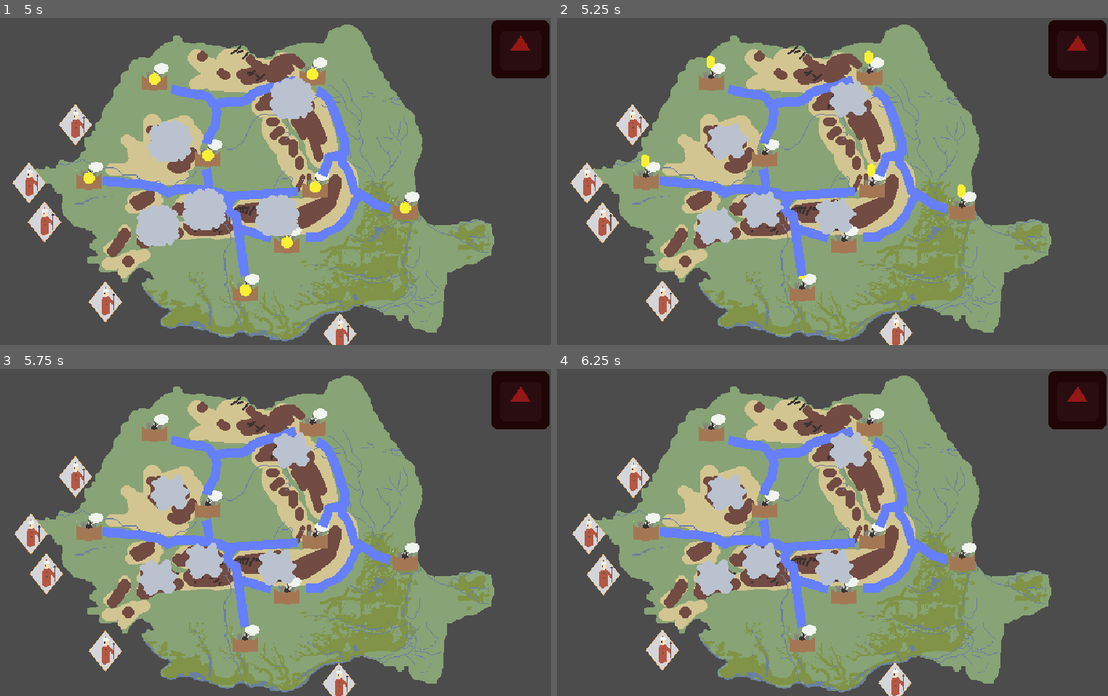
Above: before the commit, frames 1-4 (two rows, left to right).
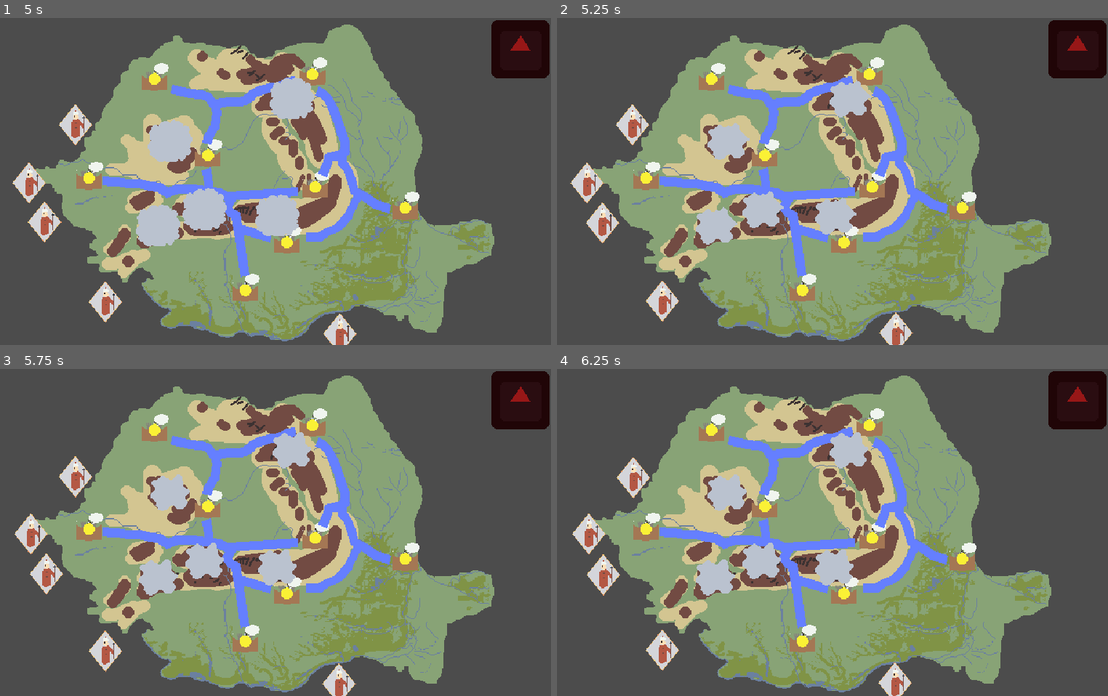
Above: after the commit, the same moments.

Repository: Bstylestuff/Solomonari
Game: Godot game, scene res://Screens/MainGame/World.tscn
Two runs of this game, one before a commit and one after it. Both use one fixed random seed, a clock stepped at 60 frames per second and the inputs below. This scene is started directly instead of the project's main scene. The engine's default icon, where the game draws it, is replaced by a stand-in: a white triangle on a blue panel in a dark square.
Inputs (mouse positions are in pixels of both pictures, inside the frame that each line leads up to):
- Up to frame 1 (5 s): tap Enter at 0.5 s; move the mouse to (170, 142) at 0.52 s; click (170, 142) at 0.67 s; move the mouse to (154, 227) at 1.27 s; click (154, 227) at 1.42 s; move the mouse to (203, 210) at 2.02 s; click (203, 210) at 2.17 s; move the mouse to (292, 99) at 2.77 s; click (292, 99) at 2.92 s; move the mouse to (275, 217) at 3.52 s; click (275, 217) at 3.67 s; move the mouse to (88, 132) at 4.27 s; click (88, 132) at 4.42 s
- Up to frame 2 (5.25 s): move the mouse to (849, 181) at 5.02 s; click (849, 181) at 5.17 s
- Up to frame 3 (5.75 s): no input
- Up to frame 4 (6.25 s): move the mouse to (727, 450) at 5.77 s; click (727, 450) at 5.92 s

Frame 1 is identical in both runs. In frame 2, 0.7% of the frame differs, in the area x 15-75%, y 10-86%; in frame 3, 0.5%; in frame 4, 0.5%.
Error in both runs: Invalid call. Nonexistent function 'randi_range' in base 'Nil'. (res://Town/settlement_base.gd:97)

Commit message:
fixed watering

Diff:
--- a/Cloud/Cloud.gd
+++ b/Cloud/Cloud.gd
@@ -54,7 +54,7 @@
 		$AnimatedSprite.play("Attack")
 		$storm_avoid.enabled=false
 	if (area.is_in_group("Town")):
-		area.rain(5)
+		area.get_parent().rain(5)
 		ttl-=5
 
 
@@ -80,7 +80,7 @@
 		for i in $Area2D.get_overlapping_areas():
 			if i!=null and i.is_in_group("Town"):
 				ttl-=5
-				i.rain(5)
+				i.get_parent().rain(5)
 		ttl -=1
 
 	pass # Replace with function body.
--- a/Town/settlement_base.gd
+++ b/Town/settlement_base.gd
@@ -10,11 +10,11 @@
 var tolerance: int = 0
 var is_sieged: bool = false
 var can_pay:bool = false
-var curr_happiness_total:int = 300
-var hp: int = 300
-var crops:int = 500
+var curr_happiness_total:int = 30
+var hp: int = 30
+var crops:int = 50
 var population:int = 10
-var min_crops:int = 100
+var min_crops:int = 10
 var turn_duration:int = 5
 var curr_turn:float=0
 
@@ -28,7 +28,6 @@
 	if(curr_turn>turn_duration):
 		_pass_turn()
 		curr_turn-=turn_duration
-
 
 func _pass_turn():
 	_update_status()
@@ -92,6 +91,7 @@
 
 func rain(amount):
 	crops+=amount
+	print(amount)
 
 func _birth():
 	if(GameState.randomizer.randi_range(0,100)>40):
